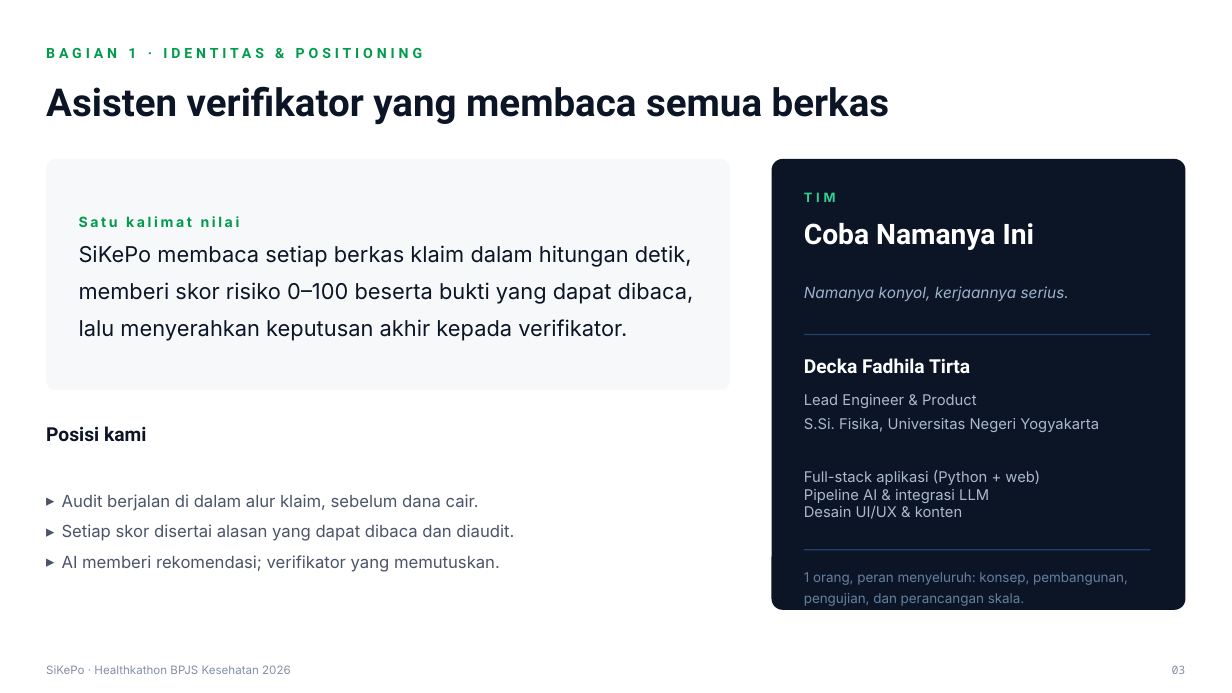
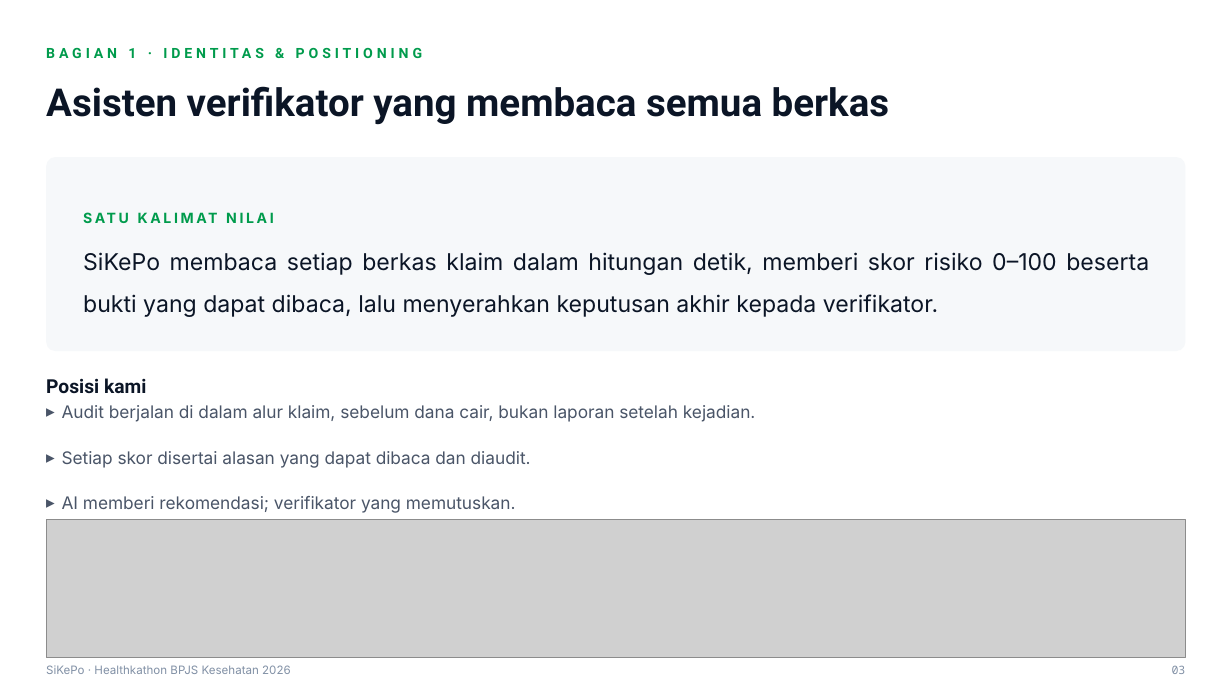
Before and after one commit to dkfadhila/sikepo, a slide deck: slide 3 of proposal/Proposal_SiKePo_Healthkathon2026.pptx. Drawn at 1232x693 pixels with LibreOffice and Linux fonts; fonts in the diff are those of the drawing; grey boxes stand for pictures. Boxes give left, top, right and bottom in pixels: in the first picture for what was removed or moved away, otherwise in the second. Text is boxed around its words. In the diff, an @@ line names an element or a change of style, - is before the commit and + after.

Commit message:
style: slide 3 dirombak (kartu TIM dihapus, strip produk), body text justify + spasi lega

```diff
--- a/proposal/Proposal_SiKePo_Healthkathon2026.pptx
+++ b/proposal/Proposal_SiKePo_Healthkathon2026.pptx
@@ rounded rectangle: place and size @@
-rounded rectangle at bbox=[46, 159, 730, 390]
+rounded rectangle at bbox=[46, 157, 1186, 351]
@@ rounded rectangle at bbox=[46, 157, 1186, 351]: proportions changed @@
@@ rounded rectangle removed at bbox=[772, 159, 1186, 610] @@
@@ text removed at bbox=[804, 192, 836, 202] @@
-TIM
@@ text removed at bbox=[804, 222, 1034, 250] @@
-Coba Namanya Ini
@@ text at bbox=[83, 252, 1149, 317]: text changed; size 17 to 18 pt @@
-Satu kalimat nilai
-SiKePo membaca setiap berkas klaim dalam hitungan detik, memberi skor risiko 0–100 beserta bukti yang dapat dibaca, lalu menyerahkan keputusan akhir kepada verifikator.
+SATU KALIMAT NILAI
+SiKePo membaca setiap berkas klaim dalam hitungan detik, memberi skor risiko 0–100 beserta bukti yang dapat dibaca, lalu menyerahkan keputusan akhir kepada verifikator.
@@ text removed at bbox=[804, 286, 1069, 301] @@
-Namanya konyol, kerjaannya serius.
@@ line removed from (804, 335) to (1151, 335) @@
@@ text removed at bbox=[804, 358, 970, 373] @@
-Decka Fadhila Tirta
@@ text "Posisi kami": place and size @@
-text "Posisi kami" at bbox=[46, 426, 146, 442]
+text "Posisi kami" at bbox=[46, 378, 146, 394]
@@ text "Audit berjalan di dalam alur ...": place and size @@
-text "Audit berjalan di dalam alur ..." at bbox=[62, 494, 514, 572]
+text "Audit berjalan di dalam alur ..." at bbox=[62, 405, 756, 512]
@@ text at bbox=[62, 405, 756, 422]: text changed; size 13 to 13.5 pt @@
-▸ Audit berjalan di dalam alur klaim, sebelum dana cair.
+▸ Audit berjalan di dalam alur klaim, sebelum dana cair, bukan laporan setelah kejadian.
@@ text removed at bbox=[804, 394, 1099, 432] @@
-Lead Engineer & Product
-S.Si. Fisika, Universitas Negeri Yogyakarta
@@ text at bbox=[62, 451, 531, 512]: size 13 to 13.5 pt in "Setiap skor disertai alasan yang dapat dibaca ...", "AI memberi rekomendasi; verifikator yang memutuskan."; alignment left to justified; line spacing 1 to 1.45; more space between paragraphs @@
@@ text removed at bbox=[804, 470, 1040, 519] @@
-Full-stack aplikasi (Python + web)
-Pipeline AI & integrasi LLM
-Desain UI/UX & konten
@@ picture added at bbox=[46, 519, 1186, 658] @@
@@ line removed from (804, 550) to (1151, 550) @@
@@ text removed at bbox=[804, 572, 1128, 606] @@
-1 orang, peran menyeluruh: konsep, pembangunan, pengujian, dan perancangan skala.
```
Also in this commit, not shown: 13 other slides changed, 2 other files.
